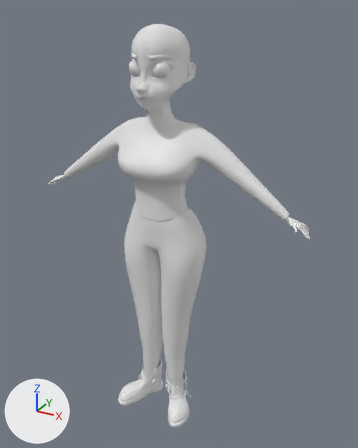
A saved change to the Blender file mavis.blend.
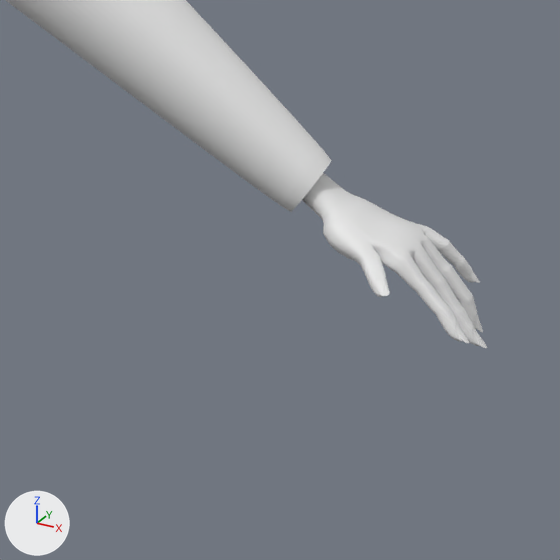
The first picture shows the older version from a 50 mm camera at (1.59, -2.67, 2.81) aimed at (0.06, 0.1, 1.43). The close-ups show both versions on the part from 68% to 90% of the width and 43% to 60% of the height of that picture; other places that the commit changed are outside them. The lights are fixed; the arrows at lower left show +X, +Y and +Z.

In view in the first close-up: 'body', 'shirt'.
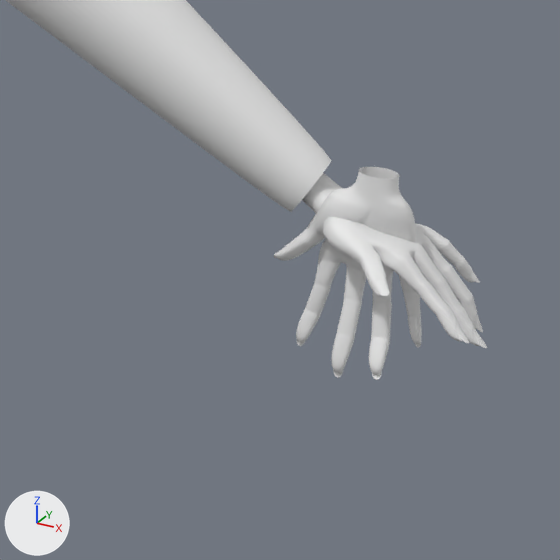
Pixel boxes [x1, y1, x2, y2] of what changed, in the close-ups (560 x 560 px):
'hand', shown
    after: [274, 167, 422, 380]

Edits to the bpy script that builds the scene:
```text
Change ob_hand:
    remove ob_hand.hide_set(True)
```
